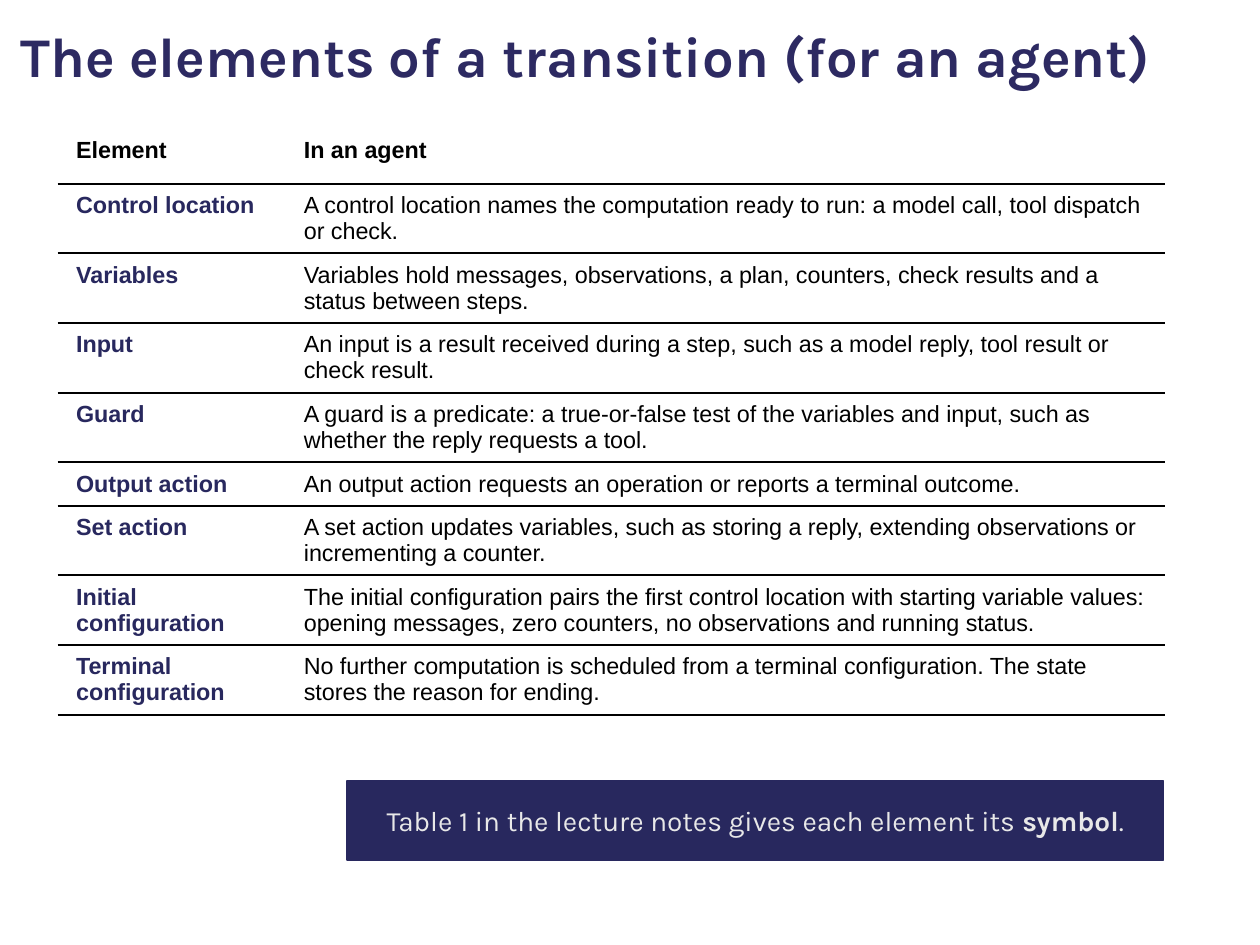
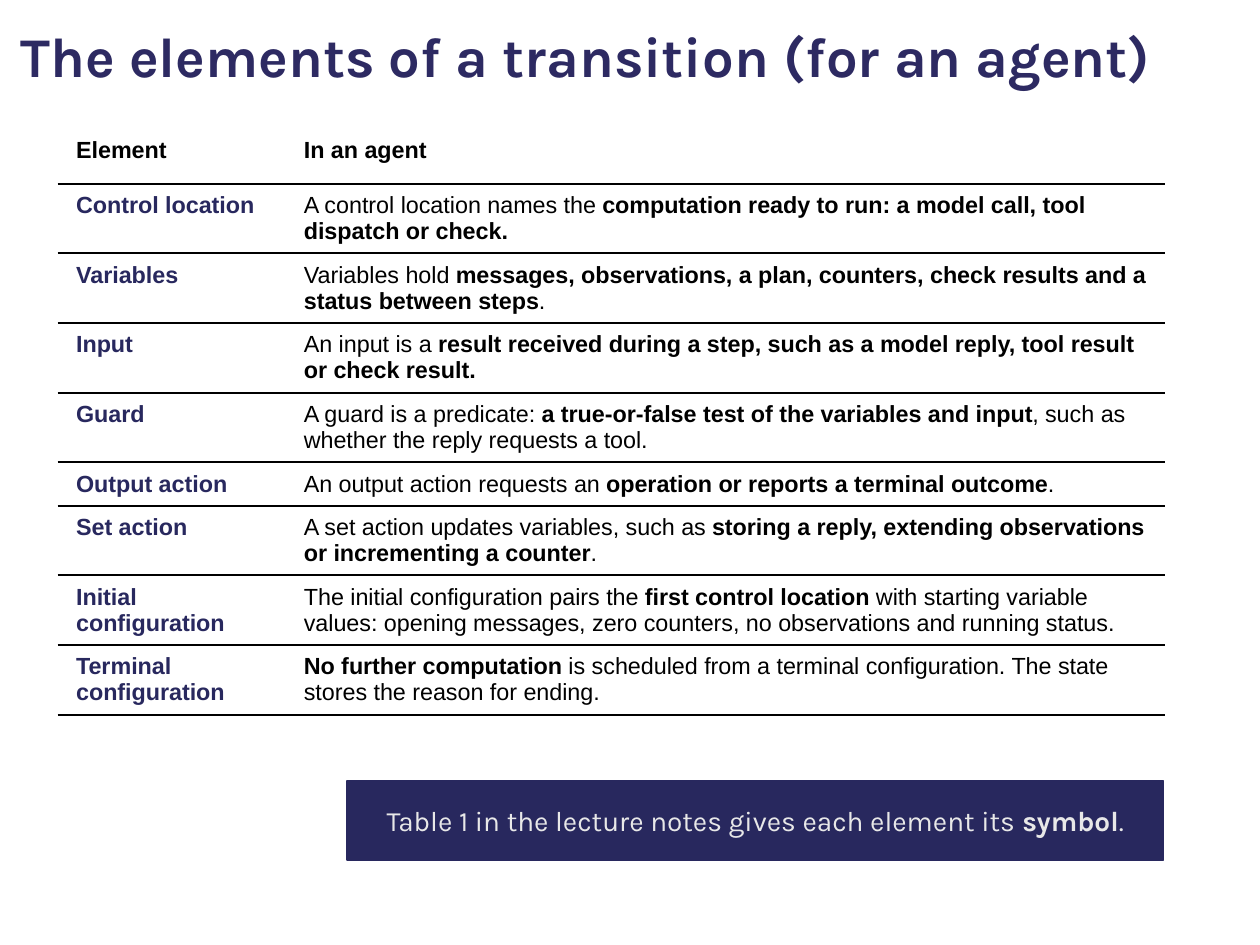
Before and after one commit to comse6998-019/lectures, a slide deck: slide 13 of lecture-3--2026-09-25/lecture3.pptx (slide 15 before the commit). Drawn at 1260x945 pixels with LibreOffice and Linux fonts; fonts in the diff are those of the drawing; background and template pictures are left out. Boxes give left, top, right and bottom in pixels: in the first picture for what was removed or moved away, otherwise in the second. Text is boxed around its words. In the diff, an @@ line names an element or a change of style, - is before the commit and + after.

```diff
--- a/lecture-3--2026-09-25/lecture3.pptx
+++ b/lecture-3--2026-09-25/lecture3.pptx
@@ table at [59, 129, 1164, 744] @@
@@ bold on in "computation ready to run: a model call, ...", "messages, observations, a plan, counters, check results ...", "result received during a step, such as ...", "a true-or-false test of the variables and ..." and 4 more places @@
```
Also in this commit, not shown: 54 other slides changed, 10 slides added, 7 slides removed, 13 other files.
